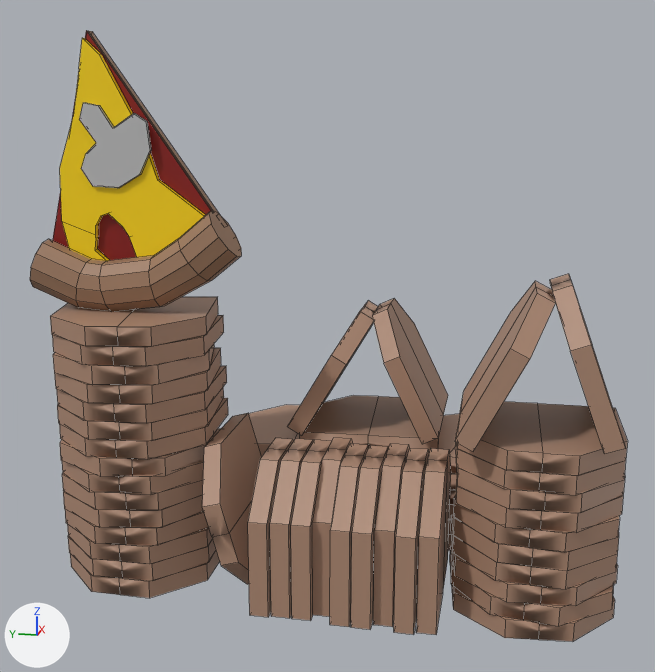
A saved change to the FBX model Assets/Models/wieza_pizzka.fbx.
Both versions are drawn from a 50 mm lens placed at (-17.15, -4.13, 8.58), pointed at (-0.56, -0.82, 4.43). The lights are fixed; the arrows at lower left show +X, +Y and +Z. Mesh edges are drawn as thin lines. Where no turn or scale is listed for an object, it has been applied to the vertices. Vertices at the same position are counted once.
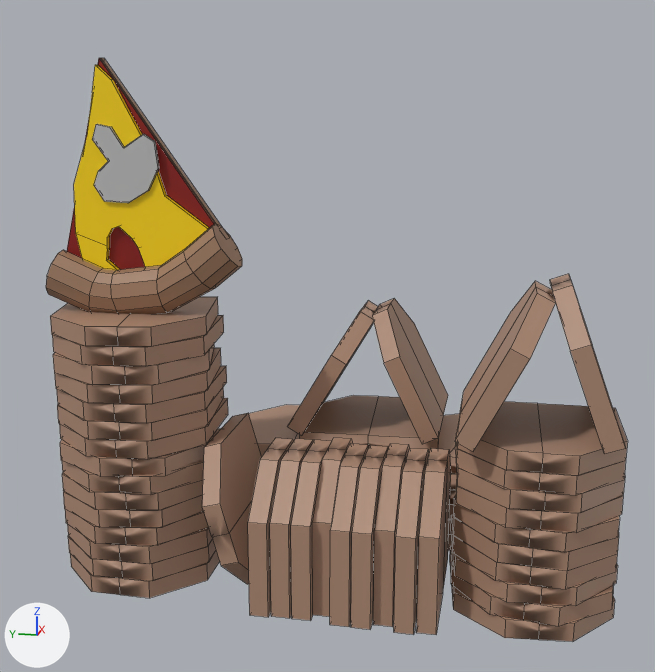
The newer file is also rescaled (x1.082), turned or shifted as a whole; pictures and numbers use the older file's frame.

Boxes (x1, y1, x2, y2) around the edits, measured in the pictures (655 x 672 px; the box of a moved part takes in the faces that stretch with it):
'Cube.011', reshaped
    before: (30, 31, 627, 641)
    after: (46, 58, 627, 641)
part 1 of me_cube_054, moved or reshaped
    before: (79, 103, 151, 188)
    after: (92, 124, 159, 203)
part 2 of me_cube_054, moved or reshaped
    before: (52, 31, 218, 241)
    after: (67, 58, 222, 247)
part 3 of me_cube_054, moved or reshaped
    before: (30, 210, 242, 311)
    after: (46, 224, 242, 314)
part 4 of me_cube_054, moved or reshaped
    before: (53, 31, 211, 260)
    after: (67, 58, 214, 270)
part 5 of me_cube_054, moved or reshaped
    before: (60, 38, 206, 261)
    after: (74, 65, 209, 270)

Diff of the bpy script that builds the scene:
```diff
--- a/Assets/Models/wieza_pizzka.fbx.py
+++ b/Assets/Models/wieza_pizzka.fbx.py
@@ me_cube_054 @@
 me_cube_054.from_pydata(...)  # 997 vertices, 792 faces; spans x -2.23..3.7, y -5.88..4.99, z -2.67..7.3
 # used by ob_cube_011; location = (-1.14, -0.48, 2.66)
+# me_cube_054 part 1: the loose piece of 26 vertices spanning x -0.78..-0.65, y 2.56..3.88, z 4.62..6.09 is scaled about its middle by 0.924, then moved by (-0.07, -0.21, -0.31)
+# me_cube_054 part 2: the loose piece of 12 vertices spanning x -0.63..-0.27, y 1.32..4.76, z 2.78..7.3 is scaled about its middle by 0.924, then moved by (-0.09, -0.19, -0.29)
+# me_cube_054 part 3: the loose piece of 66 vertices spanning x -1.08..-0.25, y 0.98..4.99, z 2.34..4.26 is scaled about its middle by 0.924, then moved by (-0.08, -0.19, -0.15)
+# me_cube_054 part 4: the loose piece of 12 vertices spanning x -0.65..-0.41, y 1.34..4.75, z 2.78..7.3 is scaled about its middle by 0.924, then moved by (-0.09, -0.19, -0.28)
+# me_cube_054 part 5: the loose piece of 49 vertices spanning x -0.76..-0.47, y 1.64..4.38, z 2.49..7.17 is scaled about its middle by 0.924, then moved by (-0.08, -0.19, -0.27)
 me_cube_054.materials.append(mat_material_013)
```
